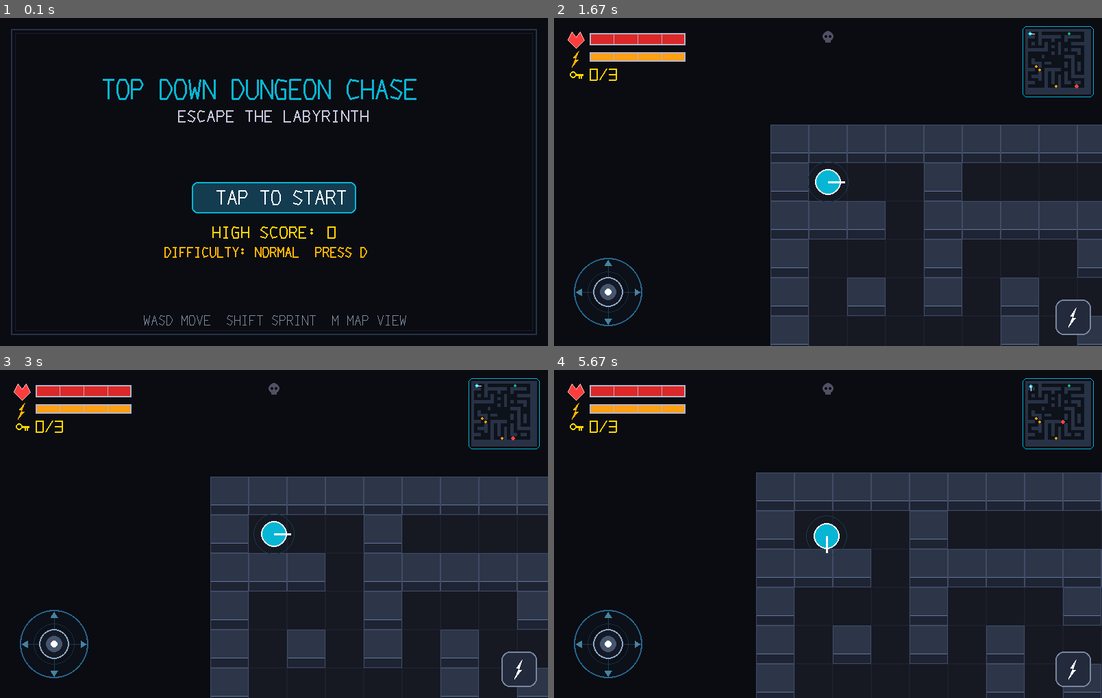
Above: before the commit, frames 1-4 (two rows, left to right).
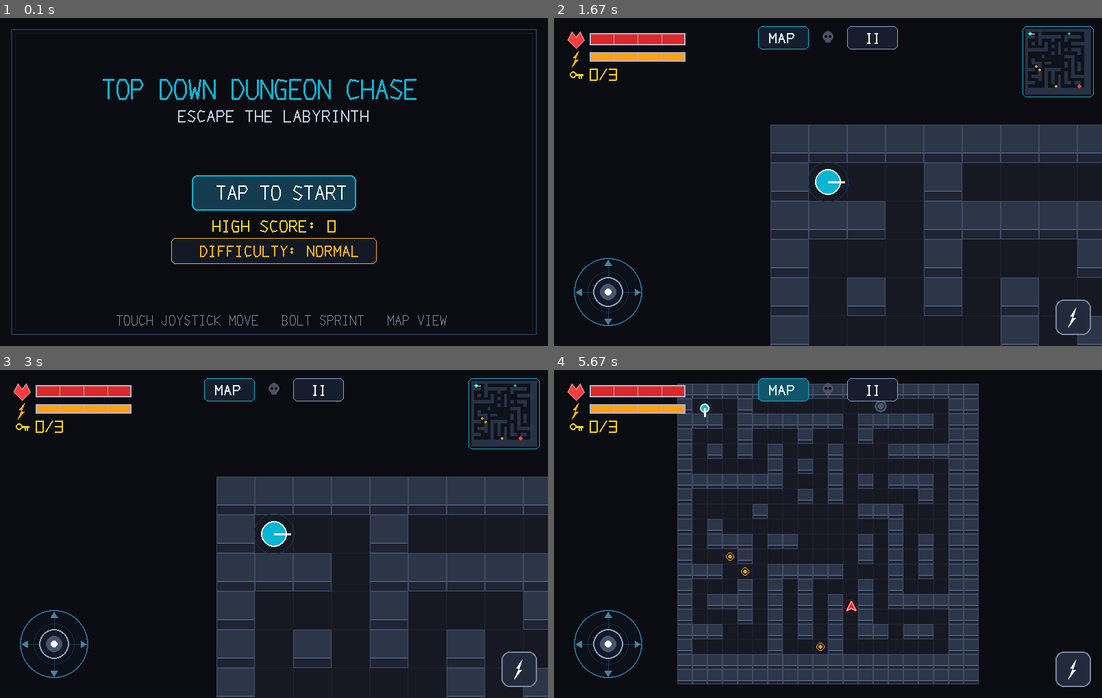
Above: after the commit, the same moments.

Repository: asd3-ui/topdown-dungeon-chase-android
Game: pygame game, started from main.py
Two runs of this game, one before a commit and one after it. Both use one fixed random seed, a clock stepped at 60 frames per second and the inputs below.
Inputs (mouse positions are in pixels of both pictures, inside the frame that each line leads up to):
- Up to frame 1 (0.1 s): no input
- Up to frame 2 (1.67 s): press the mouse at (828, 201) at 0.37 s; move the mouse to (762, 195) at 0.47 s; release the mouse at (696, 185) at 0.6 s; hold P 0.67-1.13 s; hold Right 0.67-1.13 s; press the mouse at (828, 250) at 1.2 s; move the mouse to (855, 214) at 1.3 s; release the mouse at (888, 182) at 1.43 s; click (893, 172) at 1.55 s
- Up to frame 3 (3 s): press the mouse at (520, 668) at 1.87 s; move the mouse to (334, 652) at 1.97 s; release the mouse at (153, 635) at 2.1 s; press the mouse at (317, 389) at 2.2 s; move the mouse to (208, 438) at 2.3 s; release the mouse at (98, 491) at 2.43 s; tap D at 2.5 s; press the mouse at (317, 389) at 2.87 s; move the mouse to (279, 448) at 2.97 s
- Up to frame 4 (5.67 s): release the mouse at (795, 504) at 3.1 s; click (784, 389) at 3.22 s; hold Right 3.5-3.97 s; hold Up 4-4.3 s; hold Right 4.33-4.8 s; hold Left 4.83-5.37 s; hold Down from 5.4 s (still down)

The runs differ from the first frame. In frame 1, 2.9% of the frame differs, in the area x 21-82%, y 47-94%; in frame 2, 1.3%; in frame 3, 5.2%; in frame 4, 40%, in the area x 22-100%, y 2-100%.

Commit message:
Fix Android instant crash: compile Pygame 2.5.2 SIMD surface blitters and link libm

Diff:
--- a/main.py
+++ b/main.py
@@ -3,7 +3,9 @@
 Optimized for mobile Android deployment via Buildozer and Pygame.
 Features 20x20 top-down dungeon rendering, smooth follow camera, tactical overview mode,
 30-frame cached A* chasing shadow beast, multi-touch virtual analog joystick,
-Android Back Button (K_AC_BACK) intercepting, and local JSON high-score persistence.
+on-screen mobile HUD buttons (Pause, Map View, Difficulty),
+Android Back Button (K_AC_BACK) & lifecycle event handling,
+and writable Android app storage for JSON high-score persistence.
 STRICTLY ZERO FONT CALLS - No pygame.font.SysFont to prevent Android launch crash.
 """
 
@@ -12,6 +14,7 @@
 import math
 import json
 import time
+import traceback
 from typing import List, Dict, Any, Tuple, Optional
 import pygame
 
@@ -45,18 +48,36 @@
 STATE_GAMEOVER: int = 3
 STATE_VICTORY: int = 4
 
-# High scores file path
-HIGHSCORE_FILE: str = "highscores.json"
+# High scores filename
+HIGHSCORE_FILENAME: str = "highscores.json"
 
 # Android Back Key code fallback
-K_AC_BACK = getattr(pygame, 'K_AC_BACK', 1073742094)
+K_AC_BACK = getattr(pygame, "K_AC_BACK", 1073742094)
+
+# SDL2 mobile lifecycle events (safe getattr fallbacks)
+APP_WILLENTERBACKGROUND = getattr(pygame, "APP_WILLENTERBACKGROUND", 259)
+APP_DIDENTERBACKGROUND = getattr(pygame, "APP_DIDENTERBACKGROUND", 260)
+APP_WILLENTERFOREGROUND = getattr(pygame, "APP_WILLENTERFOREGROUND", 261)
+APP_DIDENTERFOREGROUND = getattr(pygame, "APP_DIDENTERFOREGROUND", 262)
+
+
+def get_writable_data_path(filename: str) -> str:
+    """Returns a guaranteed writable file path on both Android and desktop."""
+    base_dir = (
+        os.environ.get("ANDROID_PRIVATE")
+        or os.environ.get("ANDROID_ARGUMENT")
+        or os.path.expanduser("~")
+    )
+    if base_dir and os.path.isdir(base_dir) and os.access(base_dir, os.W_OK):
+        return os.path.join(base_dir, filename)
+    return filename
 
 
 class HighScoreManager:
-    """Manages local JSON-based persistent high scores."""
-
-    def __init__(self, filepath: str = HIGHSCORE_FILE):
-        self.filepath = filepath
+    """Manages local JSON-based persistent high scores in writable storage."""
+
+    def __init__(self, filename: str = HIGHSCORE_FILENAME):
+        self.filepath = get_writable_data_path(filename)
         self.data: Dict[str, Any] = {"best_score": 0, "best_time": 0.0, "total_escapes": 0}
         self.load()
 
@@ -64,7 +85,9 @@
         if os.path.exists(self.filepath):
             try:
                 with open(self.filepath, "r", encoding="utf-8") as f:
-                    self.data = json.load(f)
+                    loaded = json.load(f)
+                    if isinstance(loaded, dict):
+                        self.data.update(loaded)
             except Exception:
                 pass
 
@@ -90,12 +113,15 @@
 
 class SoundSynthesizer:
     """
-    Lightweight procedural audio effects using numpy/pygame mixer buffers.
-    Safely degrades gracefully if audio hardware is unavailable on mobile.
+    Lightweight procedural audio effects using pure Python PCM byte buffers.
+    Does not require numpy and safely degrades if audio hardware is unavailable.
     """
 
     def __init__(self):
         self.enabled = False
+        self.heartbeat_sound: Optional[pygame.mixer.Sound] = None
+        self.key_sound: Optional[pygame.mixer.Sound] = None
+        self.alert_sound: Optional[pygame.mixer.Sound] = None
         try:
             pygame.mixer.init(frequency=22050, size=-16, channels=1, buffer=512)
             self.enabled = True
@@ -109,33 +135,46 @@
         if not self.enabled:
             return None
         try:
-            import numpy as np
+            import array
             sample_rate = 22050
             n_samples = int(sample_rate * duration)
-            t = np.linspace(0, duration, n_samples, False)
-            waveform = np.sin(2 * np.pi * freq * t) * (np.exp(-3.0 * t))
-            waveform = (waveform * 32767 * volume).astype(np.int16)
-            return pygame.sndarray.make_sound(waveform)
+            buf = array.array("h")
+            for i in range(n_samples):
+                t = i / float(sample_rate)
+                sample = math.sin(2.0 * math.pi * freq * t) * math.exp(-3.0 * t)
+                val = int(max(-32767.0, min(32767.0, sample * 32767.0 * volume)))
+                buf.append(val)
+            return pygame.mixer.Sound(buffer=buf.tobytes())
         except Exception:
             return None
 
     def play_heartbeat(self):
         if self.enabled and self.heartbeat_sound:
-            self.heartbeat_sound.play()
+            try:
+                self.heartbeat_sound.play()
+            except Exception:
+                pass
 
     def play_key(self):
         if self.enabled and self.key_sound:
-            self.key_sound.play()
+            try:
+                self.key_sound.play()
+            except Exception:
+                pass
 
     def play_alert(self):
         if self.enabled and self.alert_sound:
-            self.alert_sound.play()
+            try:
+                self.alert_sound.play()
+            except Exception:
+                pass
 
 
 class DungeonGame:
     """
     Main Game Controller & Top-Down Renderer.
-    Features follow camera, 360-degree analog touch joystick, vector HUD, and persistence.
+    Features follow camera, 360-degree analog touch joystick, touch HUD buttons,
+    vector HUD, and persistence.
     """
 
     def __init__(self):
@@ -144,31 +183,56 @@
         self.is_android = (
             sys.platform == "android"
             or bool(os.environ.get("ANDROID_ARGUMENT"))
+            or bool(os.environ.get("ANDROID_PRIVATE"))
             or display_driver == "android"
         )
 
-        if self.is_android:
-            try:
-                self.screen = pygame.display.set_mode((0, 0), pygame.FULLSCREEN)
-            except pygame.error:
-                self.screen = pygame.display.set_mode((SCREEN_WIDTH, SCREEN_HEIGHT))
-        else:
-            self.screen = pygame.display.set_mode((SCREEN_WIDTH, SCREEN_HEIGHT), pygame.RESIZABLE)
-
+        self.screen = self._init_display_surface()
         pygame.display.set_caption("Top-Down Dungeon Chase")
         self.clock = pygame.time.Clock()
 
         self.state: int = STATE_MENU
         self.highscores = HighScoreManager()
         self.audio = SoundSynthesizer()
-        self.joystick = VirtualJoystick(*self.screen.get_size())
+        sw, sh = self.screen.get_size()
+        self.joystick = VirtualJoystick(sw, sh)
 
         self.difficulty: str = "NORMAL"
         self.camera_x: float = 0.0
         self.camera_y: float = 0.0
         self.full_map_mode: bool = False
-        self.heartbeat_timer = 0.0
+        self.heartbeat_timer: float = 0.0
+        self._update_ui_rects(sw, sh)
         self.init_game_session()
+
+    def _init_display_surface(self) -> pygame.Surface:
+        """Initializes the SDL2 window surface safely on Android and desktop."""
+        if self.is_android:
+            for mode_args in (
+                ((0, 0), pygame.FULLSCREEN),
+                ((0, 0), 0),
+                ((SCREEN_WIDTH, SCREEN_HEIGHT), 0),
+            ):
+                try:
+                    surf = pygame.display.set_mode(*mode_args)
+                    if surf is not None and surf.get_width() > 0 and surf.get_height() > 0:
+                        return surf
+                except Exception:
+                    continue
+        try:
+            return pygame.display.set_mode((SCREEN_WIDTH, SCREEN_HEIGHT), pygame.RESIZABLE)
+        except Exception:
+            return pygame.display.set_mode((SCREEN_WIDTH, SCREEN_HEIGHT))
+
+    def _update_ui_rects(self, sw: int, sh: int) -> None:
+        """Computes touchable button rectangles for mobile and desktop."""
+        btn_w, btn_h = 240, 52
+        self.start_btn_rect = pygame.Rect(sw // 2 - btn_w // 2, sh // 2 - 10, btn_w, btn_h)
+        self.diff_btn_rect = pygame.Rect(sw // 2 - 150, sh // 2 + 82, 300, 38)
+
+        # In-game top-center / top-right touch controls (Pause & Map toggle)
+        self.pause_btn_rect = pygame.Rect(sw // 2 + 28, 12, 74, 34)
+        self.map_btn_rect = pygame.Rect(sw // 2 - 102, 12, 74, 34)
 
     def init_game_session(self) -> None:
         """Starts a fresh dungeon run with procedural maze and entities."""
@@ -182,12 +246,52 @@
         self.camera_y = py * TILE_SIZE
         self.game_time: float = 0.0
         self.is_new_best: bool = False
+        self.joystick.touch_id = None
+        self.joystick.vx = 0.0
+        self.joystick.vy = 0.0
+        self.joystick.sprint_pressed = False
+
+    def _cycle_difficulty(self) -> None:
+        diffs = ["EASY", "NORMAL", "HARD"]
+        idx = (diffs.index(self.difficulty) + 1) % len(diffs)
+        self.difficulty = diffs[idx]
+
+    def _handle_pointer_tap(self, px: float, py: float) -> None:
+        """Handles tap interactions on Menu, Pause, GameOver, Victory, and HUD buttons."""
+        if self.state == STATE_MENU:
+            if self.diff_btn_rect.collidepoint(px, py):
+                self._cycle_difficulty()
+            else:
+                self.init_game_session()
+                self.state = STATE_PLAYING
+        elif self.state in (STATE_GAMEOVER, STATE_VICTORY):
+            self.init_game_session()
+            self.state = STATE_PLAYING
+        elif self.state == STATE_PAUSED:
+            if self.diff_btn_rect.collidepoint(px, py):
+                self._cycle_difficulty()
+            else:
+                self.state = STATE_PLAYING
 
     def handle_events(self) -> bool:
-        """Polls pygame events and handles Android Back Button."""
+        """Polls pygame events and handles Android Back Button, touch, and lifecycle."""
         for event in pygame.event.get():
             if event.type == pygame.QUIT:
                 return False
+
+            elif event.type in (APP_WILLENTERBACKGROUND, APP_DIDENTERBACKGROUND):
+                if self.state == STATE_PLAYING:
+                    self.state = STATE_PAUSED
+                self.highscores.save()
+
+            elif event.type in (APP_WILLENTERFOREGROUND, APP_DIDENTERFOREGROUND):
+                surf = pygame.display.get_surface()
+                if surf is not None:
+                    self.screen = surf
+                    sw, sh = self.screen.get_size()
+                    if sw > 0 and sh > 0:
+                        self.joystick.resize(sw, sh)
+                        self._update_ui_rects(sw, sh)
 
             elif event.type == pygame.VIDEORESIZE:
                 if self.is_android:
@@ -199,7 +303,9 @@
                     w, h = max(1, event.w), max(1, event.h)
                     self.screen = pygame.display.set_mode((w, h), pygame.RESIZABLE)
 
-                self.joystick.resize(w, h)
+                if w > 0 and h > 0:
+                    self.joystick.resize(w, h)
+                    self._update_ui_rects(w, h)
 
             elif event.type == pygame.KEYDOWN:
                 if event.key == pygame.K_ESCAPE or event.key == K_AC_BACK:
@@ -218,9 +324,7 @@
                         self.state = STATE_PLAYING
 
                 elif event.key == pygame.K_d and self.state in (STATE_MENU, STATE_PAUSED):
-                    diffs = ["EASY", "NORMAL", "HARD"]
-                    idx = (diffs.index(self.difficulty) + 1) % len(diffs)
-                    self.difficulty = diffs[idx]
+                    self._cycle_difficulty()
 
                 elif event.key == pygame.K_m and self.state == STATE_PLAYING:
                     self.full_map_mode = not self.full_map_mode
@@ -229,28 +333,54 @@
                     self.state = STATE_PAUSED
 
             elif event.type == pygame.FINGERDOWN:
+                sw, sh = self.screen.get_size()
+                px = event.x * sw if event.x <= 1.0 else event.x
+                py = event.y * sh if event.y <= 1.0 else event.y
                 if self.state == STATE_PLAYING:
-                    self.joystick.handle_touch_down(event.finger_id, event.x, event.y)
-                elif self.state in (STATE_MENU, STATE_GAMEOVER, STATE_VICTORY):
-                    self.init_game_session()
-                    self.state = STATE_PLAYING
-                elif self.state == STATE_PAUSED:
-                    self.state = STATE_PLAYING
+                    if self.pause_btn_rect.collidepoint(px, py):
+                        self.state = STATE_PAUSED
+                    elif self.map_btn_rect.collidepoint(px, py):
+                        self.full_map_mode = not self.full_map_mode
+                    else:
+                        norm_x = px / max(1, sw)
+                        norm_y = py / max(1, sh)
+                        self.joystick.handle_touch_down(event.finger_id, norm_x, norm_y)
+                else:
+                    self._handle_pointer_tap(px, py)
 
             elif event.type == pygame.FINGERMOTION:
                 if self.state == STATE_PLAYING:
-                    self.joystick.handle_touch_move(event.finger_id, event.x, event.y)
+                    sw, sh = self.screen.get_size()
+                    norm_x = event.x if event.x <= 1.0 else event.x / max(1, sw)
+                    norm_y = event.y if event.y <= 1.0 else event.y / max(1, sh)
+                    self.joystick.handle_touch_move(event.finger_id, norm_x, norm_y)
 
             elif event.type == pygame.FINGERUP:
                 if self.state == STATE_PLAYING:
                     self.joystick.handle_touch_up(event.finger_id)
 
             elif event.type == pygame.MOUSEBUTTONDOWN:
-                if self.state in (STATE_MENU, STATE_GAMEOVER, STATE_VICTORY):
-                    self.init_game_session()
-                    self.state = STATE_PLAYING
-                elif self.state == STATE_PAUSED:
-                    self.state = STATE_PLAYING
+                mx, my = event.pos
+                if self.state == STATE_PLAYING:
+                    if self.pause_btn_rect.collidepoint(mx, my):
+                        self.state = STATE_PAUSED
+                    elif self.map_btn_rect.collidepoint(mx, my):
+                        self.full_map_mode = not self.full_map_mode
+                    elif not self.is_android:
+                        sw, sh = self.screen.get_size()
+                        self.joystick.handle_touch_down(-1, mx / max(1, sw), my / max(1, sh))
+                else:
+                    self._handle_pointer_tap(mx, my)
+
+            elif event.type == pygame.MOUSEMOTION and not self.is_android:
+                if self.state == STATE_PLAYING and self.joystick.touch_id == -1:
+                    mx, my = event.pos
+                    sw, sh = self.screen.get_size()
+                    self.joystick.handle_touch_move(-1, mx / max(1, sw), my / max(1, sh))
+
+            elif event.type == pygame.MOUSEBUTTONUP and not self.is_android:
+                if self.state == STATE_PLAYING:
+                    self.joystick.handle_touch_up(-1)
 
         return True
 
@@ -340,8 +470,13 @@
                 overlay = pygame.Surface((sw, sh), pygame.SRCALPHA)
                 overlay.fill((0, 0, 0, 160))
                 surface.blit(overlay, (0, 0))
-                draw_vector_string(surface, "PAUSED", sw // 2 - 60, sh // 2 - 30, 20, 32, 6, (255, 200, 0), 3)
-                draw_vector_string(surface, "TAP OR PRESS SPACE TO RESUME", sw // 2 - 190, sh // 2 + 30, 10, 16, 4, (200, 200, 200), 2)
+                draw_vector_string(surface, "PAUSED", sw // 2 - 60, sh // 2 - 50, 20, 32, 6, (255, 200, 0), 3)
+                draw_vector_string(surface, "TAP SCREEN TO RESUME", sw // 2 - 140, sh // 2 + 10, 10, 16, 4, (220, 220, 220), 2)
+
+                diff_col = (50, 220, 120) if self.difficulty == "EASY" else ((255, 180, 0) if self.difficulty == "NORMAL" else (255, 60, 60))
+                pygame.draw.rect(surface, (20, 28, 42), self.diff_btn_rect, border_radius=6)
+                pygame.draw.rect(surface, diff_col, self.diff_btn_rect, 2, border_radius=6)
+                draw_vector_string(surface, f"DIFFICULTY: {self.difficulty}", self.diff_btn_rect.x + 35, self.diff_btn_rect.y + 11, 10, 16, 4, diff_col, 2)
 
         elif self.state == STATE_MENU:
             self._render_menu(surface, sw, sh)
@@ -404,7 +539,7 @@
             ox = sw // 2 - int(self.camera_x)
             oy = sh // 2 - int(self.camera_y)
         else:
-            tile_s = int(min(sw, sh) / (GRID_WIDTH + 1))
+            tile_s = max(8, int(min(sw, sh) / (GRID_WIDTH + 1)))
             ox = (sw - GRID_WIDTH * tile_s) // 2
             oy = (sh - GRID_HEIGHT * tile_s) // 2
 
@@ -494,7 +629,7 @@
         pygame.draw.line(surface, (255, 255, 255), (plx, ply), (int(plx + p_dx), int(ply + p_dy)), 3)
 
     def _render_hud(self, surface: pygame.Surface, sw: int, sh: int) -> None:
-        """Renders vector HP, Stamina, Keys, and Threat Proximity."""
+        """Renders vector HP, Stamina, Keys, Threat Proximity, and Touch Control Buttons."""
         # Health Bar
         draw_vector_icon(surface, "heart", 20, 20, 24, (255, 60, 60))
         draw_vector_bar(surface, 52, 22, 140, 18, self.player.health, self.player.max_health, (220, 40, 40))
@@ -513,6 +648,17 @@
         threat_color = (255, 40, 40) if threat_dist < 4.0 else ((255, 140, 0) if threat_dist < 8.0 else (80, 80, 100))
         draw_vector_icon(surface, "skull", sw // 2 - 12, 18, 24, threat_color)
 
+        # Touch Map Toggle Button
+        map_bg = (16, 85, 105) if self.full_map_mode else (22, 30, 46)
+        pygame.draw.rect(surface, map_bg, self.map_btn_rect, border_radius=6)
+        pygame.draw.rect(surface, (6, 182, 212), self.map_btn_rect, 1, border_radius=6)
+        draw_vector_string(surface, "MAP", self.map_btn_rect.x + 16, self.map_btn_rect.y + 10, 9, 14, 4, (220, 245, 255), 2)
+
+        # Touch Pause Button
+        pygame.draw.rect(surface, (22, 30, 46), self.pause_btn_rect, border_radius=6)
+        pygame.draw.rect(surface, (140, 160, 190), self.pause_btn_rect, 1, border_radius=6)
+        draw_vector_string(surface, "II", self.pause_btn_rect.x + 28, self.pause_btn_rect.y + 10, 7, 14, 4, (255, 255, 255), 2)
+
     def _render_menu(self, surface: pygame.Surface, sw: int, sh: int) -> None:
         surface.fill((10, 12, 18))
         pygame.draw.rect(surface, (40, 50, 70), (16, 16, sw - 32, sh - 32), 2)
@@ -522,22 +668,21 @@
         draw_vector_string(surface, "TOP DOWN DUNGEON CHASE", sw // 2 - 250, title_y, 16, 28, 5, (6, 182, 212), 3)
         draw_vector_string(surface, "ESCAPE THE LABYRINTH", sw // 2 - 140, title_y + 45, 10, 16, 4, (200, 200, 220), 2)
 
-        btn_w, btn_h = 240, 46
-        btn_x = sw // 2 - btn_w // 2
-        btn_y = sh // 2
-        pygame.draw.rect(surface, (20, 60, 80), (btn_x, btn_y, btn_w, btn_h), border_radius=8)
-        pygame.draw.rect(surface, (6, 182, 212), (btn_x, btn_y, btn_w, btn_h), 2, border_radius=8)
-        draw_vector_string(surface, "TAP TO START", btn_x + 36, btn_y + 12, 12, 20, 4, (255, 255, 255), 2)
+        pygame.draw.rect(surface, (20, 60, 80), self.start_btn_rect, border_radius=8)
+        pygame.draw.rect(surface, (6, 182, 212), self.start_btn_rect, 2, border_radius=8)
+        draw_vector_string(surface, "TAP TO START", self.start_btn_rect.x + 36, self.start_btn_rect.y + 15, 12, 20, 4, (255, 255, 255), 2)
 
         best_sc = self.highscores.data.get("best_score", 0)
-        draw_vector_string(surface, f"HIGH SCORE: {best_sc}", sw // 2 - 90, btn_y + 65, 10, 16, 4, (255, 215, 0), 2)
-
-        # Difficulty indicator badge
+        draw_vector_string(surface, f"HIGH SCORE: {best_sc}", sw // 2 - 90, self.start_btn_rect.bottom + 14, 10, 16, 4, (255, 215, 0), 2)
+
+        # Touchable Difficulty selector button
         diff_col = (50, 220, 120) if self.difficulty == "EASY" else ((255, 180, 0) if self.difficulty == "NORMAL" else (255, 60, 60))
-        draw_vector_string(surface, f"DIFFICULTY: {self.difficulty} (PRESS D)", sw // 2 - 160, btn_y + 95, 8, 14, 3, diff_col, 2)
+        pygame.draw.rect(surface, (18, 24, 36), self.diff_btn_rect, border_radius=6)
+        pygame.draw.rect(surface, diff_col, self.diff_btn_rect, 1, border_radius=6)
+        draw_vector_string(surface, f"DIFFICULTY: {self.difficulty}", self.diff_btn_rect.x + 42, self.diff_btn_rect.y + 11, 9, 15, 4, diff_col, 2)
 
         hint_y = sh - 45
-        draw_vector_string(surface, "WASD MOVE  SHIFT SPRINT  M MAP VIEW", sw // 2 - 190, hint_y, 8, 14, 3, (130, 140, 160), 1)
+        draw_vector_string(surface, "TOUCH JOYSTICK MOVE   BOLT SPRINT   MAP VIEW", sw // 2 - 230, hint_y, 8, 14, 3, (130, 140, 160), 1)
 
     def _render_gameover(self, surface: pygame.Surface, sw: int, sh: int) -> None:
         surface.fill((20, 8, 8))
@@ -573,9 +718,21 @@
             self.render()
 
         pygame.quit()
-        sys.exit(0)
+
+
+def main() -> None:
+    try:
+        game = DungeonGame()
+        game.run()
+    except Exception as exc:
+        err_log = get_writable_data_path("crash.log")
+        try:
+            with open(err_log, "w", encoding="utf-8") as f:
+                traceback.print_exc(file=f)
+        except Exception:
+            pass
+        traceback.print_exc()
 
 
 if __name__ == "__main__":
-    game = DungeonGame()
-    game.run()
+    main()
--- a/p4a-recipes/pygame/__init__.py
+++ b/p4a-recipes/pygame/__init__.py
@@ -4,10 +4,6 @@
 from os.path import exists, join
 from pythonforandroid.logger import info
 from pythonforandroid.recipes.pygame import Pygame2Recipe
-from pythonforandroid.util import BuildInterruptingException
-
-CYTHON_PIN = "3.0.0"
-CYTHON_SERIES = "3.0."
 
 GENERATED_SOURCES = (
     join("src_c", "_sdl2", "audio.c"),
@@ -19,13 +15,67 @@
     join("src_c", "pypm.c"),
 )
 
+
 class Pygame252Recipe(Pygame2Recipe):
     version = "2.5.2"
     url = "https://github.com/pygame/pygame/archive/{version}.tar.gz"
 
     def prebuild_arch(self, arch):
+        build_dir = self.get_build_dir(arch.arch)
+        self._patch_android_setup_template(build_dir)
         super().prebuild_arch(arch)
-        self._generate_cython_sources(self.get_build_dir(arch.arch))
+        self._verify_setup_file(build_dir)
+        self._generate_cython_sources(build_dir)
+
+    def _patch_android_setup_template(self, build_dir):
+        """
+        Pygame 2.5.2 moved SIMD surface blitter implementations into
+        src_c/simd_blitters_sse2.c and src_c/simd_blitters_avx2.c, which are
+        called by src_c/surface.c and src_c/alphablit.c, but Pygame's
+        buildconfig/Setup.Android.SDL2.in was never updated to compile them.
+        Without them, pygame/surface.so has 29 unresolved symbols on arm64-v8a
+        (and 14 on armeabi-v7a), causing dlopen(surface.so) to fail and
+        crashing pygame.display.init() on Android startup.
+        Also adds -lm so math symbols (sincos, floor, round, pow, atan2)
+        have an explicit DT_NEEDED entry for libm.so on Android's linker.
+        """
+        template_path = join(build_dir, "buildconfig", "Setup.Android.SDL2.in")
+        if not exists(template_path):
+            return
+
+        with open(template_path, "r", encoding="utf-8") as f:
+            content = f.read()
+
+        old_surface = "surface src_c/surface.c src_c/alphablit.c src_c/surface_fill.c $(SDL) $(DEBUG)"
+        new_surface = (
+            "surface src_c/simd_blitters_sse2.c src_c/simd_blitters_avx2.c "
+            "src_c/surface.c src_c/alphablit.c src_c/surface_fill.c $(SDL) $(DEBUG)"
+        )
+        if old_surface in content and "simd_blitters_sse2.c" not in content:
+            content = content.replace(old_surface, new_surface)
+
+        old_sdl = "SDL = {sdl_includes} -D_REENTRANT -DSDL2 -lSDL2"
+        new_sdl = "SDL = {sdl_includes} -D_REENTRANT -DSDL2 -lSDL2 -lm"
+        if old_sdl in content and "-lSDL2 -lm" not in content:
+            content = content.replace(old_sdl, new_sdl)
+
+        with open(template_path, "w", encoding="utf-8") as f:
+            f.write(content)
+
+    def _verify_setup_file(self, build_dir):
+        setup_path = join(build_dir, "Setup")
+        if not exists(setup_path):
+            return
+        with open(setup_path, "r", encoding="utf-8") as f:
+            content = f.read()
+        if "simd_blitters_sse2.c" not in content:
+            content = content.replace(
+                "surface src_c/surface.c src_c/alphablit.c src_c/surface_fill.c",
+                "surface src_c/simd_blitters_sse2.c src_c/simd_blitters_avx2.c src_c/surface.c src_c/alphablit.c src_c/surface_fill.c",
+            )
+            with open(setup_path, "w", encoding="utf-8") as f:
+                f.write(content)
+        info("Verified Pygame Setup includes simd_blitters_sse2.c and simd_blitters_avx2.c")
 
     def _generate_cython_sources(self, build_dir):
         if all(exists(join(build_dir, path)) for path in GENERATED_SOURCES):
@@ -39,4 +89,5 @@
             env.pop(key, None)
         return env
 
+
 recipe = Pygame252Recipe()
Not shown, changed: .github/workflows/build-apk.yml
